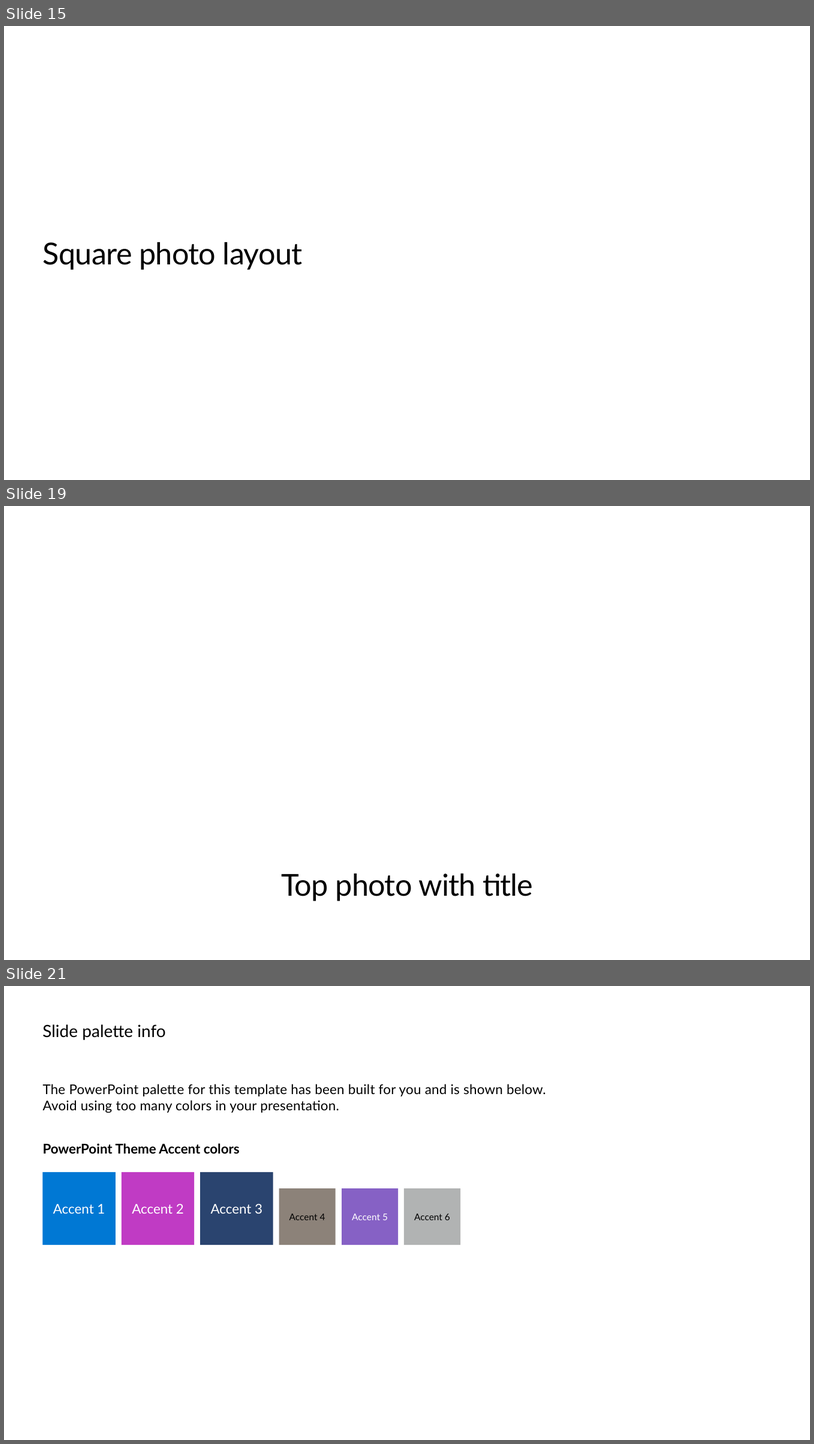
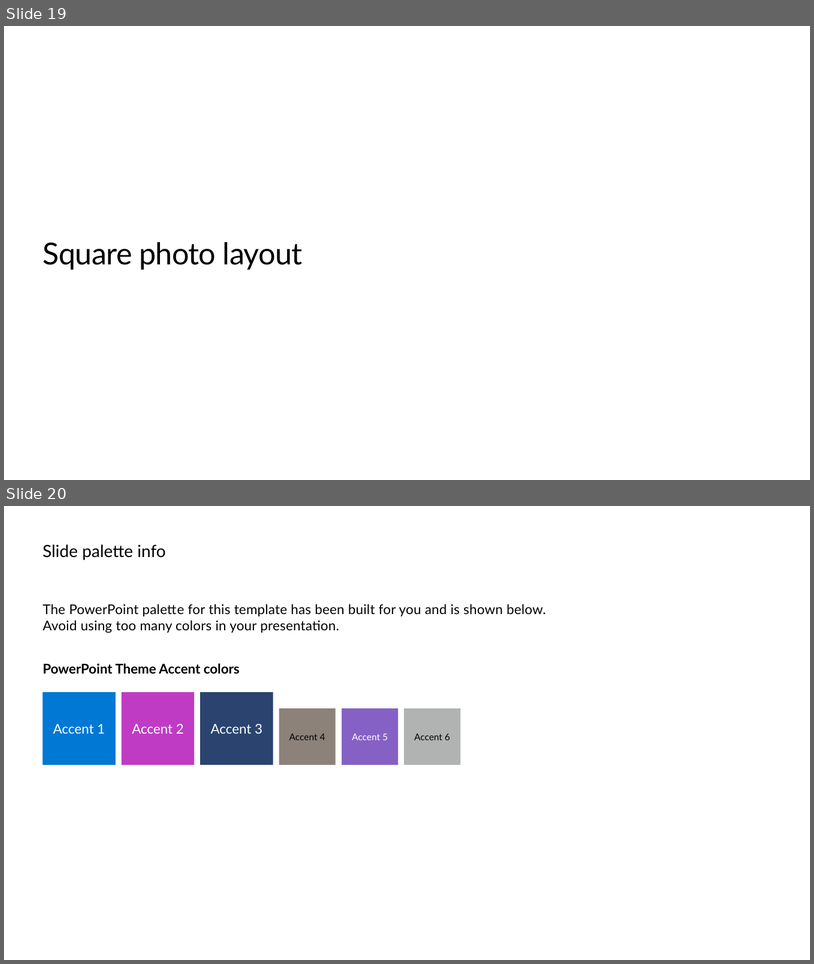
Before and after one commit to microsoft/ignite26-BRK300-building-agentic-retrieval-from-diy-to-foundry-iq, a slide deck: IgniteBRK300-WorkingDeck.pptx. Shown one above the other, each under a label of ours: slides 15, 19 and 21 before the commit, slides 19 and 20 after it; the slides between them are not shown. The pictures are 814x1444 and 814x964 pixels, drawn with LibreOffice and Linux fonts; fonts in the diff are those of the drawing; background and template pictures are left out. Boxes give left, top, right and bottom in pixels: in the first picture for what was removed or moved away, otherwise in the second. Text is boxed around its words. In the diff, an @@ line names an element or a change of style, - is before the commit and + after.

```diff
--- a/IgniteBRK300-WorkingDeck.pptx
+++ b/IgniteBRK300-WorkingDeck.pptx
@@ slide 19 removed at (x1=4, y1=506, x2=810, y2=960), background #FFFFFF @@
@@ title removed at (x1=281, y1=873, x2=533, y2=901) @@
-Top photo with title
@@ what was slide 15 is now slide 19 @@
@@ what was slide 21 is now slide 20 @@
```
Also in this commit, not shown: 2 slides changed, 7 slides added, 7 other slides removed, 10 other files.
